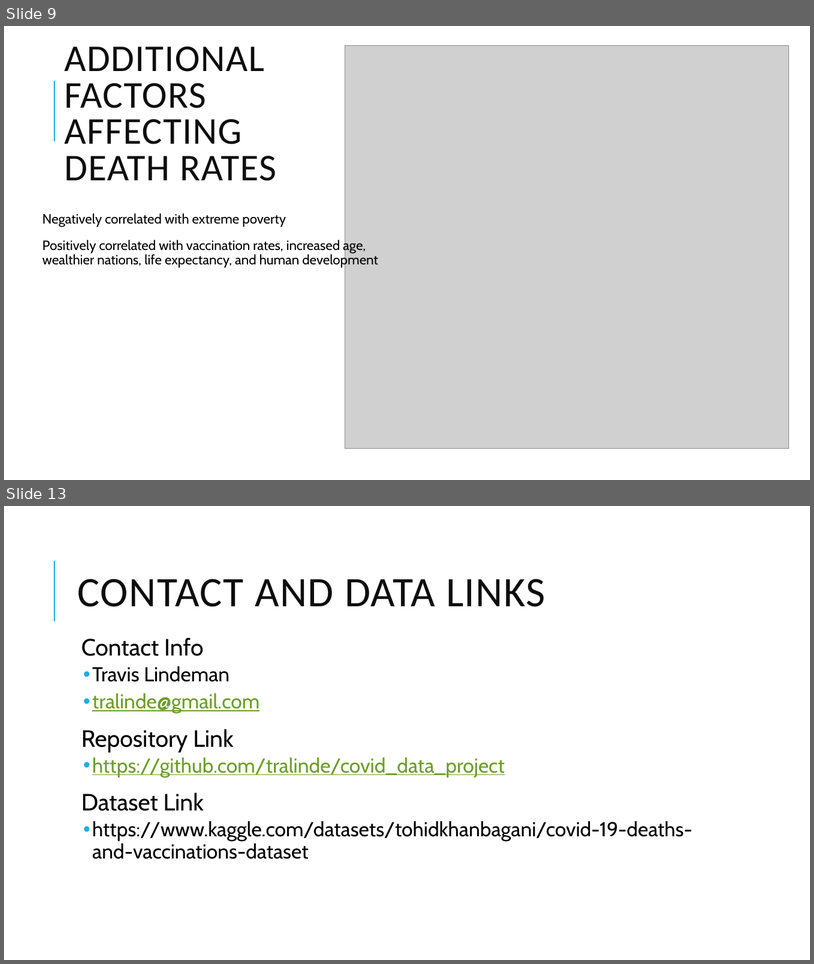
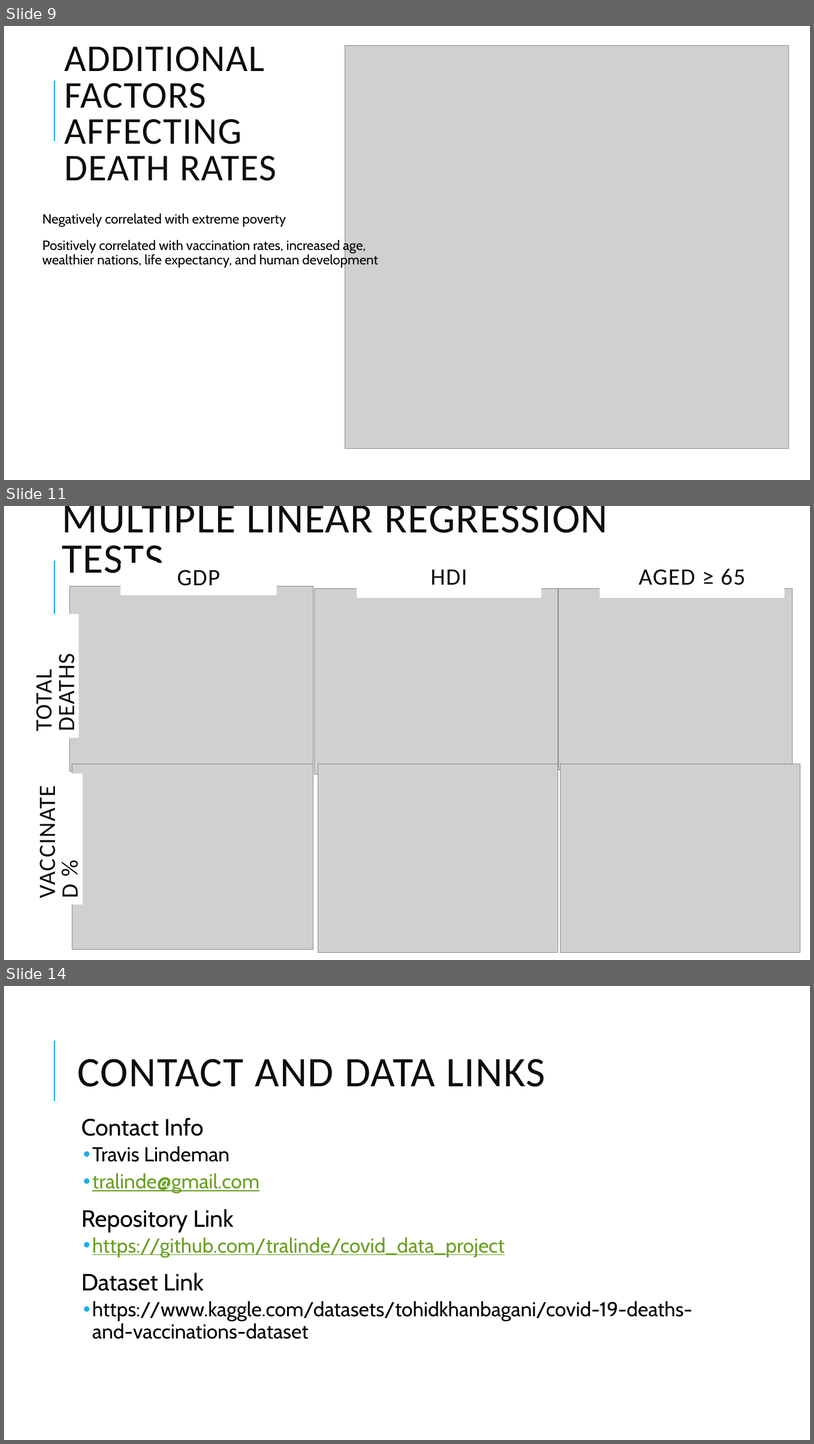
Before and after one commit to tralinde/covid_data_project, a slide deck: ppt/Covid Death Rates.pptx. Shown one above the other, each under a label of ours: slides 9 and 13 before the commit, slides 9, 11 and 14 after it; the slides between them are not shown. The pictures are 814x964 and 814x1444 pixels, drawn with LibreOffice and Linux fonts; fonts in the diff are those of the drawing; grey boxes stand for pictures. Boxes give left, top, right and bottom in pixels: in the first picture for what was removed or moved away, otherwise in the second. Text is boxed around its words. In the diff, an @@ line names an element or a change of style, - is before the commit and + after.

```diff
--- a/ppt/Covid Death Rates.pptx
+++ b/ppt/Covid Death Rates.pptx
@@ slide 11 added at [4, 506, 810, 960], background #FFFFFF; not listed: 1 template element that a slide beside it also shows @@
@@ title added at [62, 506, 608, 573], 50 pt, text #0D0D0D @@
+MULTIPLE LINEAR REGRESSION TESTS
@@ rectangle added at [357, 559, 541, 598], fill #FFFFFF, 28 pt, text #0D0D0D @@
+HDI
@@ rectangle added at [600, 559, 785, 598], fill #FFFFFF, 28 pt, text #0D0D0D @@
+AGED ≥ 65
@@ rectangle added at [121, 563, 277, 595], fill #FFFFFF, 28 pt, text #0D0D0D @@
+GDP
@@ picture added at [70, 586, 313, 771] @@
@@ picture added at [315, 589, 558, 774] @@
@@ picture added at [559, 589, 792, 770] @@
@@ rectangle added at [33, 613, 79, 738], fill #FFFFFF, 28 pt, text #0D0D0D @@
+TOTAL DEATHS
@@ rectangle added at [37, 773, 83, 904], fill #FFFFFF, 28 pt, text #0D0D0D @@
+VACCINATED %
@@ picture added at [72, 764, 313, 949] @@
@@ picture added at [318, 764, 558, 952] @@
@@ picture added at [561, 764, 801, 952] @@
@@ what was slide 13 is now slide 14 @@
```
Also in this commit, not shown: 6 slides changed, 1 other slide added, 1 slide removed, 4 other files.
